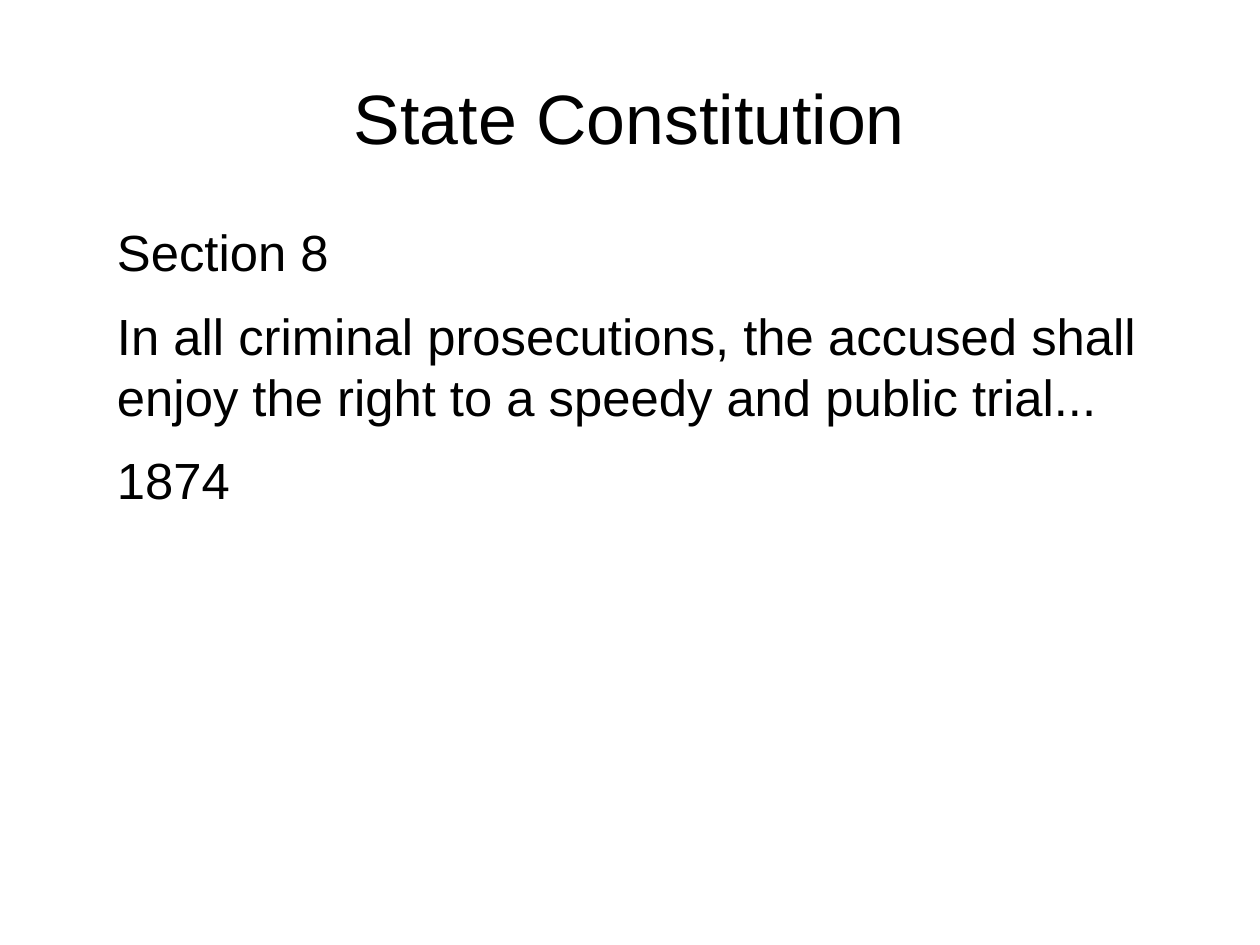
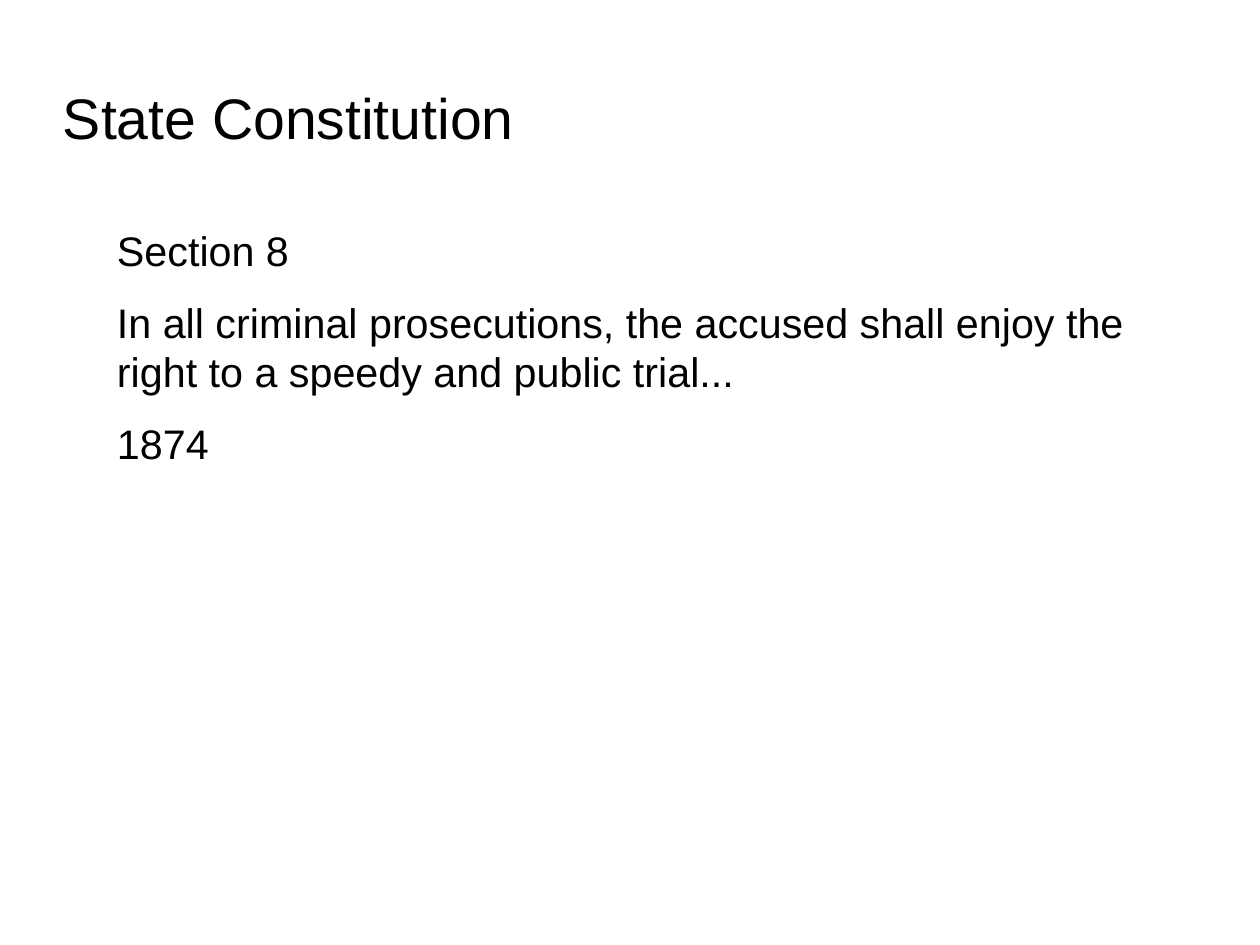
Before and after one commit to utecht/public_data, a slide deck: slide 3 of public_data.odp. Drawn at 1260x945 pixels with LibreOffice and Linux fonts; fonts in the diff are those of the drawing; background and template pictures are left out. Boxes give left, top, right and bottom in pixels: in the first picture for what was removed or moved away, otherwise in the second. Text is boxed around its words. In the diff, an @@ line names an element or a change of style, - is before the commit and + after.

```diff
--- a/public_data.odp
+++ b/public_data.odp
@@ title "State Constitution": place and size @@
-title "State Constitution" at [354, 93, 905, 145]
+title "State Constitution" at [63, 97, 514, 140]
@@ title "State Constitution" at [63, 97, 514, 140]: size 44 to 36 pt; alignment centre to left @@
@@ text "Section 8" at [117, 236, 1123, 460]: size 32 to 26 pt @@
```
Also in this commit, not shown: 12 other slides changed, 4 slides added, 4 slides removed.
